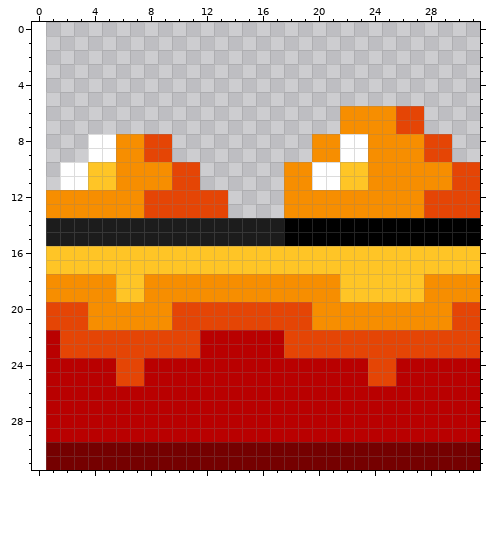
Two versions of one pixel-art sprite, Unit 3 Fisica Platformer/data/mario_terrain/lava5.png. The picture above is the old version.
The file is 31x32 pixels. The old version is drawn lined up with the new one, on the new canvas.
And afterwards:
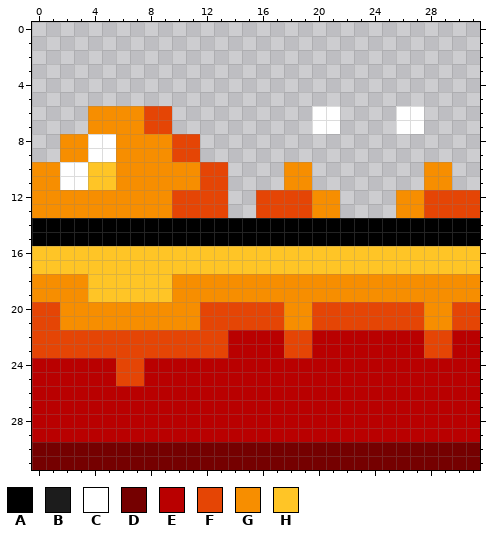
Palette (. is transparent): A #000000  B #1c1c1c  C #ffffff  D #750000  E #b90000  F #e54505  G #f78e00  H #ffc526
The edit:
canvas 31x32 -> 32x32, the old top-left corner now at 1,0
@@ x 0..31 @@
  5 ................................
- 6 ......................GGGGFF....
- 7 ......................GGGGFF....
- 8 ....CCGGFF..........GGCCGGGGFF..
- 9 ....CCGGFF..........GGCCGGGGFF..
-10 ..CCHHGGGGFF......GGCCHHGGGGGGFF
-11 ..CCHHGGGGFF......GGCCHHGGGGGGFF
-12 .GGGGGGGFFFFFF....GGGGGGGGGGFFFF
-13 .GGGGGGGFFFFFF....GGGGGGGGGGFFFF
-14 .BBBBBBBBBBBBBBBBBAAAAAAAAAAAAAA
-15 .BBBBBBBBBBBBBBBBBAAAAAAAAAAAAAA
-16 .HHHHHHHHHHHHHHHHHHHHHHHHHHHHHHH
-17 .HHHHHHHHHHHHHHHHHHHHHHHHHHHHHHH
-18 .GGGGGHHGGGGGGGGGGGGGGHHHHHHGGGG
-19 .GGGGGHHGGGGGGGGGGGGGGHHHHHHGGGG
-20 .FFFGGGGGGFFFFFFFFFFGGGGGGGGGGFF
-21 .FFFGGGGGGFFFFFFFFFFGGGGGGGGGGFF
-22 .EFFFFFFFFFFEEEEEEFFFFFFFFFFFFFF
-23 .EFFFFFFFFFFEEEEEEFFFFFFFFFFFFFF
-24 .EEEEEFFEEEEEEEEEEEEEEEEFFEEEEEE
-25 .EEEEEFFEEEEEEEEEEEEEEEEFFEEEEEE
-26 .EEEEEEEEEEEEEEEEEEEEEEEEEEEEEEE
-27 .EEEEEEEEEEEEEEEEEEEEEEEEEEEEEEE
-28 .EEEEEEEEEEEEEEEEEEEEEEEEEEEEEEE
-29 .EEEEEEEEEEEEEEEEEEEEEEEEEEEEEEE
-30 .DDDDDDDDDDDDDDDDDDDDDDDDDDDDDDD
-31 .DDDDDDDDDDDDDDDDDDDDDDDDDDDDDDD
+ 6 ....GGGGFF..........CC....CC....
+ 7 ....GGGGFF..........CC....CC....
+ 8 ..GGCCGGGGFF....................
+ 9 ..GGCCGGGGFF....................
+10 GGCCHHGGGGGGFF....GG........GG..
+11 GGCCHHGGGGGGFF....GG........GG..
+12 GGGGGGGGGGFFFF..FFFFGG....GGFFFF
+13 GGGGGGGGGGFFFF..FFFFGG....GGFFFF
+14 AAAAAAAAAAAAAAAAAAAAAAAAAAAAAAAA
+15 AAAAAAAAAAAAAAAAAAAAAAAAAAAAAAAA
+16 HHHHHHHHHHHHHHHHHHHHHHHHHHHHHHHH
+17 HHHHHHHHHHHHHHHHHHHHHHHHHHHHHHHH
+18 GGGGHHHHHHGGGGGGGGGGGGGGGGGGGGGG
+19 GGGGHHHHHHGGGGGGGGGGGGGGGGGGGGGG
+20 FFGGGGGGGGGGFFFFFFGGFFFFFFFFGGFF
+21 FFGGGGGGGGGGFFFFFFGGFFFFFFFFGGFF
+22 FFFFFFFFFFFFFFEEEEFFEEEEEEEEFFEE
+23 FFFFFFFFFFFFFFEEEEFFEEEEEEEEFFEE
+24 EEEEEEFFEEEEEEEEEEEEEEEEEEEEEEEE
+25 EEEEEEFFEEEEEEEEEEEEEEEEEEEEEEEE
+26 EEEEEEEEEEEEEEEEEEEEEEEEEEEEEEEE
+27 EEEEEEEEEEEEEEEEEEEEEEEEEEEEEEEE
+28 EEEEEEEEEEEEEEEEEEEEEEEEEEEEEEEE
+29 EEEEEEEEEEEEEEEEEEEEEEEEEEEEEEEE
+30 DDDDDDDDDDDDDDDDDDDDDDDDDDDDDDDD
+31 DDDDDDDDDDDDDDDDDDDDDDDDDDDDDDDD
